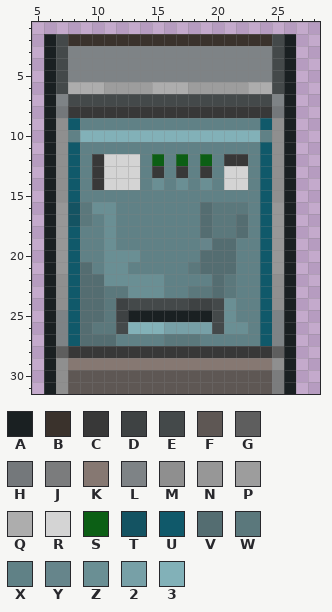
A pixel-art sprite gets an edit: Resources/Textures/_RMC14/Structures/Machines/VendingMachines/snack.rsi/broken.png. The first picture shows the starting point.
The file is 32x32 pixels. Colours within 5 levels of each other are drawn and written as one. Shown: x 5..28, y 1..31.
Palette (. is transparent): A #1a2022  B #3a322c  C #383838  D #3e4243  E #44494a  F #5e5754  G #5e5e5e  H #74787b  J #7b7c7d  K #867872  L #7e8386  M #8f8f8f  N #979797  P #9d9d9d  Q #adadad  R #d4d4d4  S #0c5f15  T #145362  U #10596a  V #546d71  W #5b787c  X #608186  Y #66858b  Z #6a8f94  2 #77a0a7  3 #82b1b8
Pixels before, first column x 6:
 2 AEBBBBBBBBBBBBBBBBBEA
 3 AELLLLLLLLLLLLLLLLLEA
 4 AELLLLLLLLLLLLLLLLLEA
 5 AELLLLLLLLLLLLLLLLLEA
 6 AEQQQPPPPQQQPPPPPQQEA
 7 ALEEEEEEEEEEEEEEEEELA
 8 AHCCCCCCCCCCCCCCCCCHA
 9 AMUXXXXXXXXXXXXXXXUMA
10 AMX333333333333333XMA
11 AMUXXXXXXXXXXXXXXXUMA
12 AMUXCRRRXSXSXSXCCXUMA
13 AMUXCRRRXCXCXCXRRXUMA
14 AMUXCRRRXZXZXZXRRXUMA
15 AMUXXXXXXXXXXXXXXXUMA
16 ANTWZZXXXXXXXVWWWXUNA
17 ANTWXZXXXXXXXVWWVXUNA
18 ANUXXZXXXXXXXVWWVXUNA
19 ANUXXZXXXXXXXYVVXXUNA
20 ANUXXZZZXXXXXVVVXXUNA
21 ANUVXZZXXXXXWVVVXXUNA
22 AMUVVZZZZZXXXXVWXXUMA
23 AMUVVWWZZZXXWWVWXXUMA
24 AMUVVWDEEEEEDDEZXXUMA
25 ALUVVWDAAAAAAAEZXXULA
26 ALUVWWE3332222EZZXULA
27 ALUVVVXXXXWWWXXXXXULA
28 AGCCCCCCCCCCCCCCCCCGA
29 AMKKKKKKKKKKKKKKKKKMA
30 AMFFFFFFFFFFFFFFFFFJA
31 AMFFFFFFFFFFFFFFFFFJA
And afterwards:
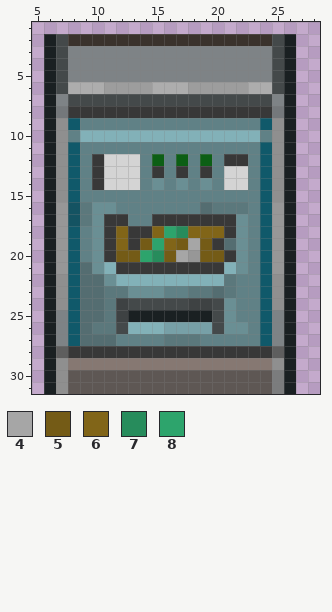
Colours new in this view: 4 #a6a6a6  5 #745b16  6 #816518  7 #278c5c  8 #2da46c
Difference:
The edit turns colour V into colour 3 in row 21 at x 21; in row 22 at x 20.
The edit turns colour X into colour 3 in row 22 at x 16 to 19.
The edit turns colour Z into colour 3 in row 21 at x 11; in row 22 at x 12 to 15.
The edit turns colour X into colour 4 in row 19 at x 18; in row 20 at x 17.
The edit turns colour V into colour 5 in row 20 at x 19 to 20.
The edit turns colour X into colour 5 in row 19 at x 14 and 17; in row 20 at x 16.
The edit turns colour Y into colour 5 in row 19 at x 19.
The edit turns colour Z into colour 5 in row 20 at x 12 to 13.
The edit turns colour V into colour 6 in row 18 at x 19.
The edit turns colour W into colour 6 in row 18 at x 20.
The edit turns colour X into colour 6 in row 18 at x 12, 15 and 18; in row 19 at x 12 and 16.
The edit turns colour X into colour 7 in row 18 at x 17; in row 20 at x 15.
The edit turns colour X into colour 8 in row 18 at x 16; in row 19 at x 15; in row 20 at x 14.
The edit turns colour V into colour C in row 17 at x 19; in row 19 at x 20; in row 20 at x 21; in row 21 at x 19 to 20.
The edit turns colour W into colour C in row 17 at x 20 to 21; in row 18 at x 21; in row 21 at x 18.
The edit turns colour X into colour C in row 17 at x 12 and 15 to 18; in row 18 at x 13 to 14; in row 19 at x 13; in row 21 at x 13 to 17.
The edit turns colour Z into colour C in rows 17 to 20 at x 11; in row 21 at x 12.
The edit turns colour X into colour N in row 20 at x 18.
The edit turns colour V into colour Z in rows 17 to 18 at x 22.
The edit turns colour X into colour Z in rows 17 to 18 at x 10; in rows 19 to 21 at x 10 and 22.
Where, in picture pixels (left, top, right, bottom), the same in both pictures:
changed: (92, 214, 248, 286)
